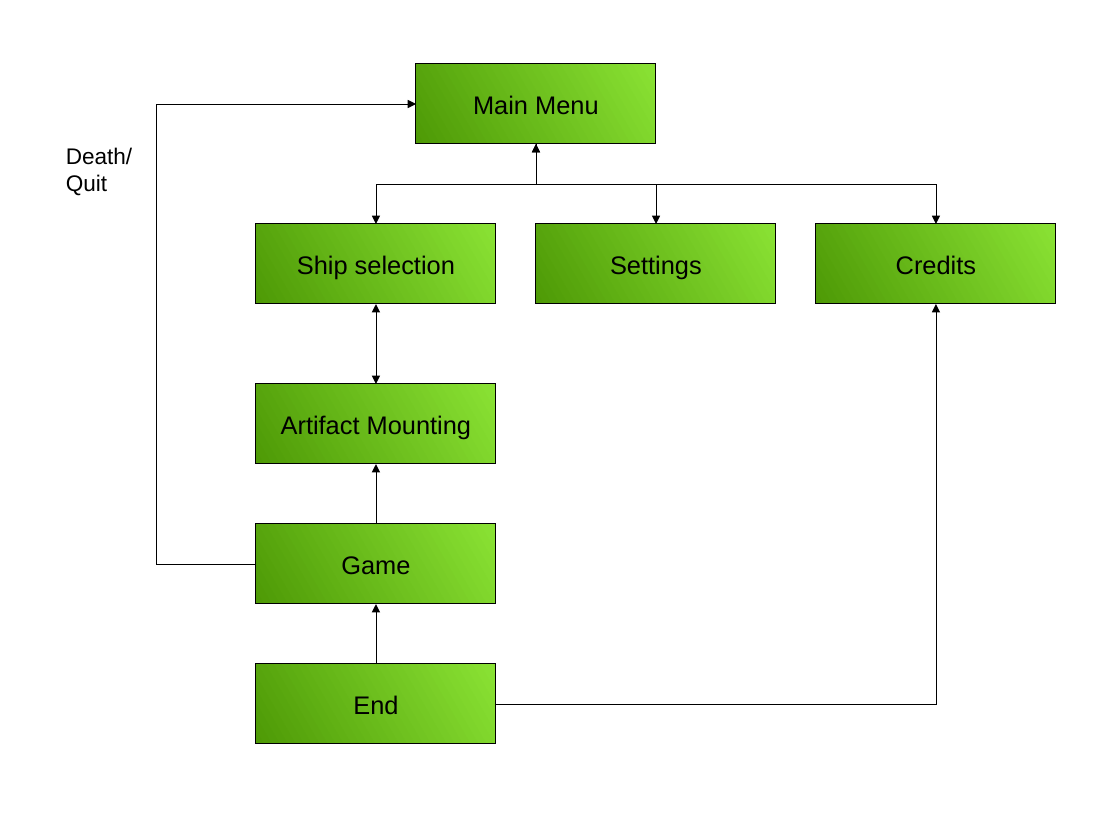
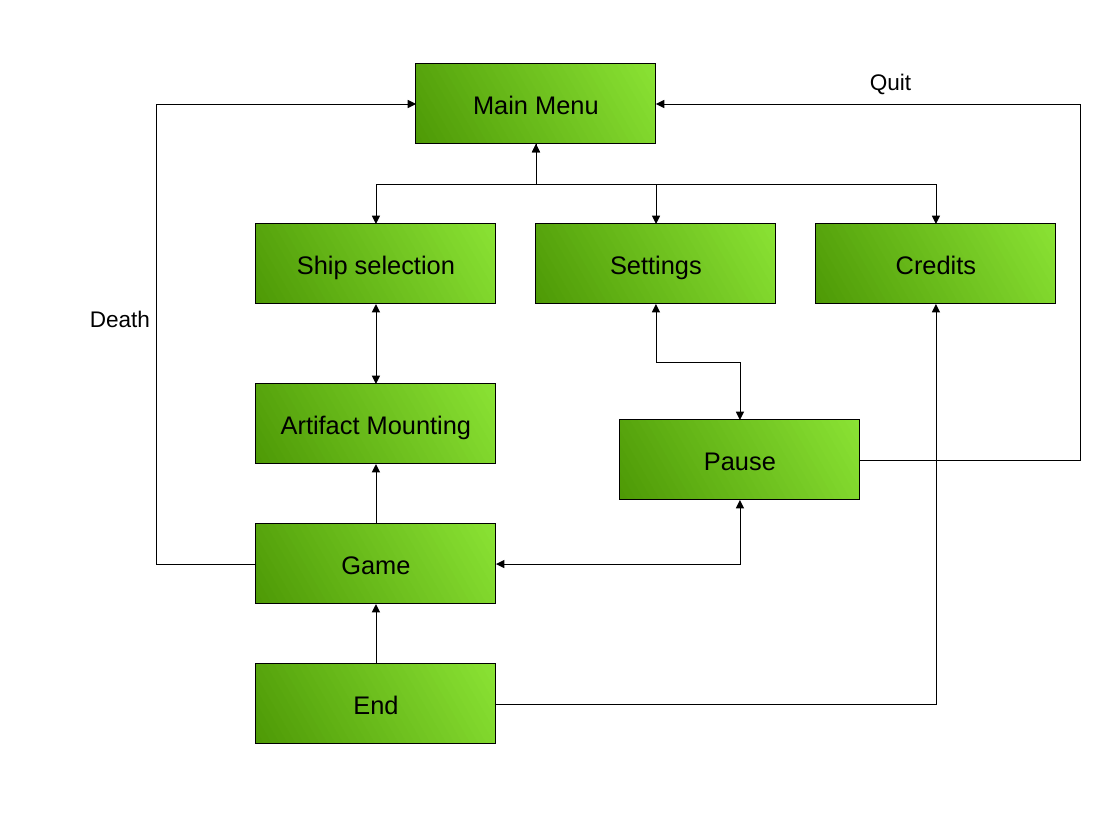
Before and after one commit to TheFastcash/SyntheticSchmup, a slide deck: slide 1 of Concept/Concept Game Design/Game logigram.odp. Drawn at 1120x840 pixels with LibreOffice and Linux fonts; fonts in the diff are those of the drawing. Boxes give left, top, right and bottom in pixels: in the first picture for what was removed or moved away, otherwise in the second. Text is boxed around its words. In the diff, an @@ line names an element or a change of style, - is before the commit and + after.

```diff
--- a/Concept/Concept Game Design/Game logigram.odp
+++ b/Concept/Concept Game Design/Game logigram.odp
@@ text added at box(870, 73, 911, 95), 16 pt, text #000000 @@
+Quit
@@ elbow arrow added from (860, 460) to (657, 104), #000000 0 pt @@
@@ text at box(90, 310, 150, 328): text changed @@
-Death/Quit
+Death
@@ elbow double arrow added from (740, 420) to (657, 304), #000000 0 pt @@
@@ rectangle added at box(620, 420, 860, 500), fill gradient #8AE234 to #4E9A06, outline #000000 0 pt, 18 pt, text #000000 @@
+Pause
@@ elbow double arrow added from (496, 564) to (740, 500), #000000 0 pt @@
```
Also in this commit, not shown: 7 other files.
